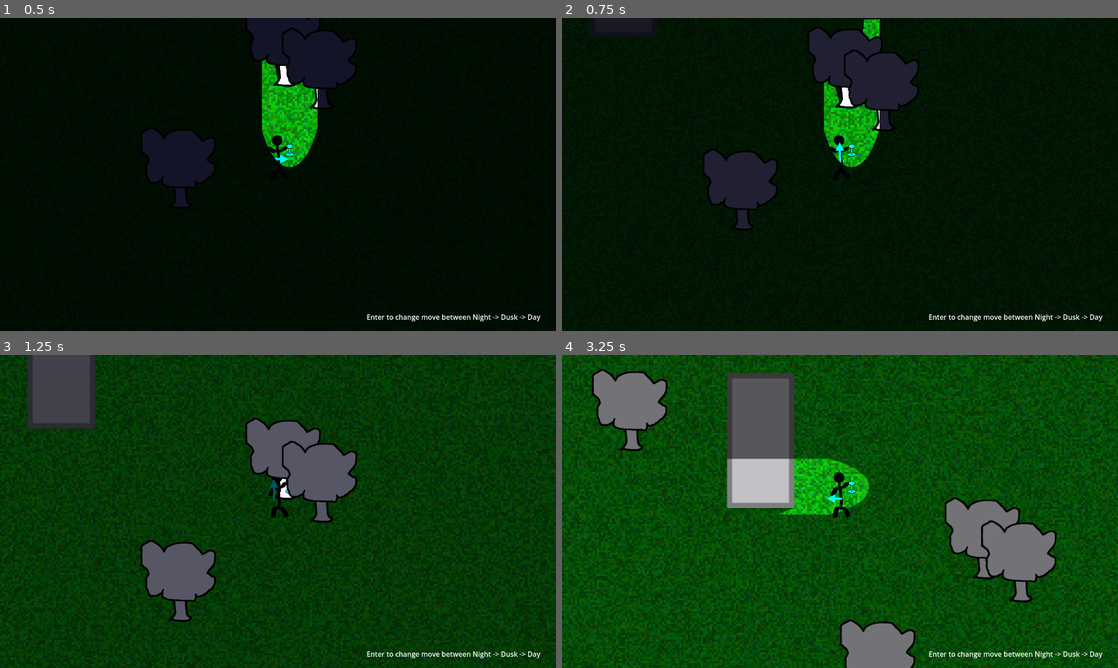
Above: before the commit, frames 1-4 (two rows, left to right).
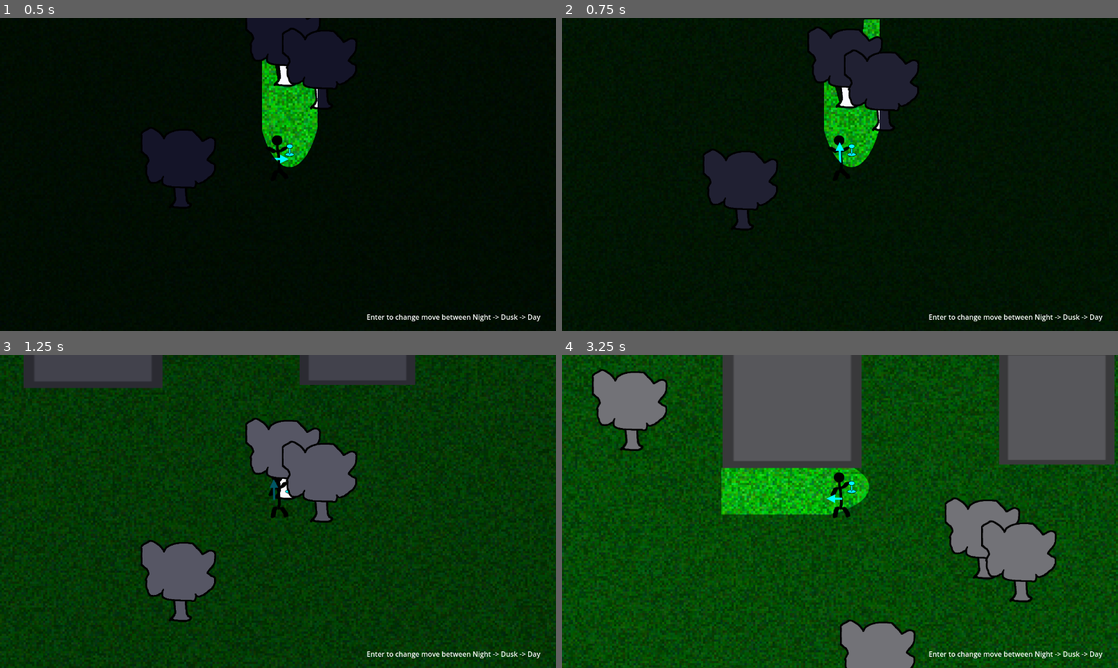
Above: after the commit, the same moments.

Repository: Small-Loan-Studio/TGO
Game: Godot game, scene res://Scratch/Movement/TestMovement.tscn
The game is run twice, just before and just after one commit, with the same random seed, the same clock (stepped at 60 frames per second) and the same inputs.
Inputs (mouse positions are in pixels of both pictures, inside the frame that each line leads up to):
- Up to frame 1 (0.5 s): no input
- Up to frame 2 (0.75 s): tap Enter (ui_accept) at 0.5 s; move the mouse to (812, 237) at 0.52 s; hold Up (up) from 0.53 s (still down); click (812, 237) at 0.67 s
- Up to frame 3 (1.25 s): keep holding Up (up); tap Enter (ui_accept) at 0.77 s
- Up to frame 4 (3.25 s): move the mouse to (1006, 558) at 1.27 s; tap Enter (ui_accept) at 1.52, 3.02 s; move the mouse to (673, 464) at 2.02 s; release Up (up) at 2.03 s; hold Left (left) from 2.03 s (still down); move the mouse to (867, 511) at 2.77 s; click (867, 511) at 2.92 s

Frame 1 is identical in both runs. In frame 2, 0.6% of the frame differs, in the area x 5-18%, y 0-6%; in frame 3, 5.2%; in frame 4, 15%, in the area x 28-100%, y 0-52%.

Commit message:
Finalized Collider and Light Settings for Placeholder Graybox
It's at a place where we can copy and move the gray boxes around and actually lay out some of the area. The functionality of the light and collisions are set.

Diff:
--- a/Scratch/Movement/GrayBox.tscn
+++ b/Scratch/Movement/GrayBox.tscn
@@ -2,27 +2,24 @@
 
 [ext_resource type="Texture2D" uid="uid://ceo0a1wjutqct" path="res://Art/box.png" id="1_8wuxv"]
 
-[sub_resource type="OccluderPolygon2D" id="OccluderPolygon2D_bnjci"]
-cull_mode = 1
-polygon = PackedVector2Array(32, -64, -32, -64, -32, 64, 32, 64)
+[sub_resource type="OccluderPolygon2D" id="OccluderPolygon2D_55kx7"]
+polygon = PackedVector2Array(-32, 64, 32, 64, 32, -64, -32, -64)
 
-[sub_resource type="RectangleShape2D" id="RectangleShape2D_6c3cx"]
+[sub_resource type="RectangleShape2D" id="RectangleShape2D_tmfnm"]
 size = Vector2(64, 128)
 
 [node name="GrayBox" type="Node2D"]
 position = Vector2(0, -75)
 
-[node name="Box" type="Sprite2D" parent="."]
-z_index = -1
-position = Vector2(0, 40)
+[node name="Sprite2D" type="Sprite2D" parent="."]
 texture = ExtResource("1_8wuxv")
 
-[node name="LightOccluder2D" type="LightOccluder2D" parent="Box"]
+[node name="LightOccluder2D" type="LightOccluder2D" parent="Sprite2D"]
 show_behind_parent = true
-occluder = SubResource("OccluderPolygon2D_bnjci")
+occluder = SubResource("OccluderPolygon2D_55kx7")
 occluder_light_mask = 2
 
-[node name="RigidBody2D" type="RigidBody2D" parent="Box"]
+[node name="StaticBody2D" type="StaticBody2D" parent="Sprite2D"]
 
-[node name="CollisionShape2D" type="CollisionShape2D" parent="Box/RigidBody2D"]
-shape = SubResource("RectangleShape2D_6c3cx")
+[node name="CollisionShape2D" type="CollisionShape2D" parent="Sprite2D/StaticBody2D"]
+shape = SubResource("RectangleShape2D_tmfnm")
--- a/Scratch/Movement/TestMovement.tscn
+++ b/Scratch/Movement/TestMovement.tscn
@@ -41,8 +41,16 @@
 position = Vector2(-526, -429)
 
 [node name="GrayBox" parent="." instance=ExtResource("6_dua0r")]
-position = Vector2(-228, -459)
-scale = Vector2(2.425, 2.425)
+position = Vector2(-155, -500)
+scale = Vector2(5.00503, 3.1322)
+
+[node name="GrayBox2" parent="." instance=ExtResource("6_dua0r")]
+position = Vector2(454, -438)
+scale = Vector2(4.16, 2.04)
+
+[node name="GrayBox3" parent="." instance=ExtResource("6_dua0r")]
+position = Vector2(256, -706)
+scale = Vector2(3.97256, 2.15733)
 
 [node name="CanvasLayer" type="CanvasLayer" parent="."]
 layer = 100
